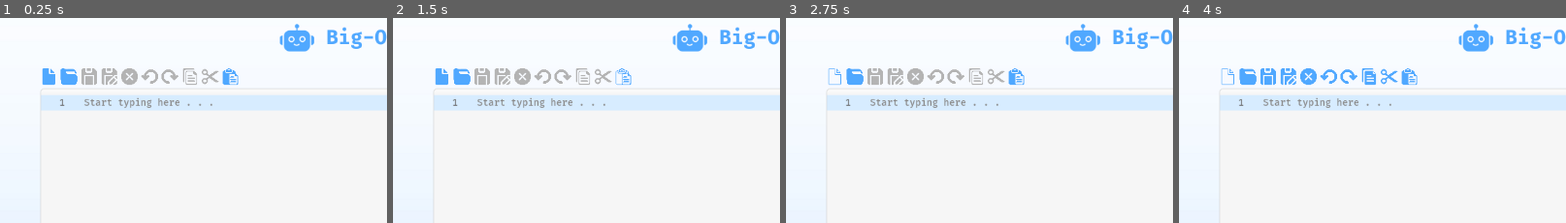
Above: before the commit, frames 1-4 (left to right).
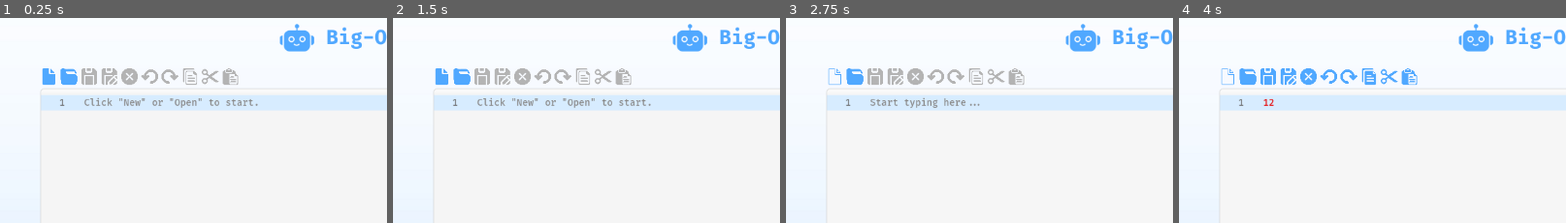
Above: after the commit, the same moments.

Repository: lkpnchl/CMSC_124
Game: Godot game, scene res://TEST.tscn
Same seed, same stepped clock (60 frames per second), same inputs: the game is played once before the commit and once after it.
Inputs (mouse positions are % of the whole screen's width and height, from its top left):
- Up to frame 1 (0.25 s): no input
- Up to frame 2 (1.5 s): click (50, 78) at 0.52 s; type "Alex" at 0.6 s; click (30, 14) at 1.27 s
- Up to frame 3 (2.75 s): click (6, 14) at 2 s
- Up to frame 4 (4 s): click (50, 41) at 2.77 s; type "12" at 2.85 s; click (6, 14) at 3.5 s
The pictures show only the part of the screen within x 0-50%, y 0-50%; the shares and areas given below are measured in that part.

The runs differ from the first frame. In frame 1, 0.9% of the frame differs, in the area x 21-67%, y 24-44%; in frame 2, 0.9%; in frame 3, 0.3%; in frame 4, 0.4%.

Commit message:
tweaked new and open functionalities

Diff:
--- a/IDE/CodeEdit.gd
+++ b/IDE/CodeEdit.gd
@@ -1,5 +1,4 @@
 extends CodeEdit
-
 
 @onready var root = get_tree().get_root()
 @onready var buttons = root.get_node("Main/TextureRect/PanelContainer2/MarginContainer/VBoxContainer/hbOX")
@@ -10,10 +9,11 @@
 @onready var redo = buttons.get_node("Redo")
 @onready var copy = buttons.get_node("Copy")
 @onready var cut = buttons.get_node("Cut")
-#@onready var paste = buttons.get_node("Paste")
+@onready var paste = buttons.get_node("Paste")
 @onready var compile = buttons.get_node("Compile")
 @onready var run = buttons.get_node("Run")
 
+# Turn on button colors when there's text
 func _on_text_changed():
 	if len(text) > 0:
 		save.disabled = false
@@ -23,7 +23,7 @@
 		redo.disabled = false
 		copy.disabled = false
 		cut.disabled = false
-		#paste.disabled = false
+		paste.disabled = false
 		compile.disabled = false
 		run.disabled = false
 	else:
@@ -34,6 +34,6 @@
 		redo.disabled = true
 		copy.disabled = true
 		cut.disabled = true
-		#paste.disabled = true
+		paste.disabled = true
 		compile.disabled = true
 		run.disabled = true
--- a/IDE/MainIDE.gd
+++ b/IDE/MainIDE.gd
@@ -36,7 +36,8 @@
 
 # Function called when the New File button is pressed
 func _on_new_pressed() -> void:
-	code_edit.text = ""
+	code_edit.editable = true
+	code_edit.placeholder_text = "Start typing here..."
 
 # Function called when the Open File button is pressed
 func _on_open_pressed() -> void:
--- a/IDE/TEST.tscn
+++ b/IDE/TEST.tscn
@@ -337,6 +337,7 @@
 custom_minimum_size = Vector2(25, 25)
 layout_mode = 2
 tooltip_text = "Paste Text"
+disabled = true
 texture_normal = ExtResource("34_eyt30")
 texture_pressed = ExtResource("35_tseid")
 texture_hover = ExtResource("36_qfjq1")
@@ -395,14 +396,15 @@
 theme_override_colors/line_length_guideline_color = Color(0, 0, 0, 1)
 theme_override_fonts/font = ExtResource("46_0llj4")
 theme_override_font_sizes/font_size = 14
-placeholder_text = "Start typing here . . ."
+placeholder_text = "Click \"New\" or \"Open\" to start."
+editable = false
 wrap_mode = 1
-highlight_all_occurrences = true
-highlight_current_line = true
-syntax_highlighter = SubResource("CodeHighlighter_5e1qo")
 scroll_smooth = true
 caret_blink = true
 caret_blink_interval = 0.57
+syntax_highlighter = SubResource("CodeHighlighter_5e1qo")
+highlight_all_occurrences = true
+highlight_current_line = true
 line_folding = true
 gutters_draw_breakpoints_gutter = true
 gutters_draw_bookmarks = true
--- a/IDE/project.godot
+++ b/IDE/project.godot
@@ -10,9 +10,9 @@
 
 [application]
 
-config/name="HAYS"
+config/name="BOB IDE"
 run/main_scene="res://TEST.tscn"
-config/features=PackedStringArray("4.1", "GL Compatibility")
+config/features=PackedStringArray("4.2", "GL Compatibility")
 config/icon="res://icon.svg"
 
 [rendering]
